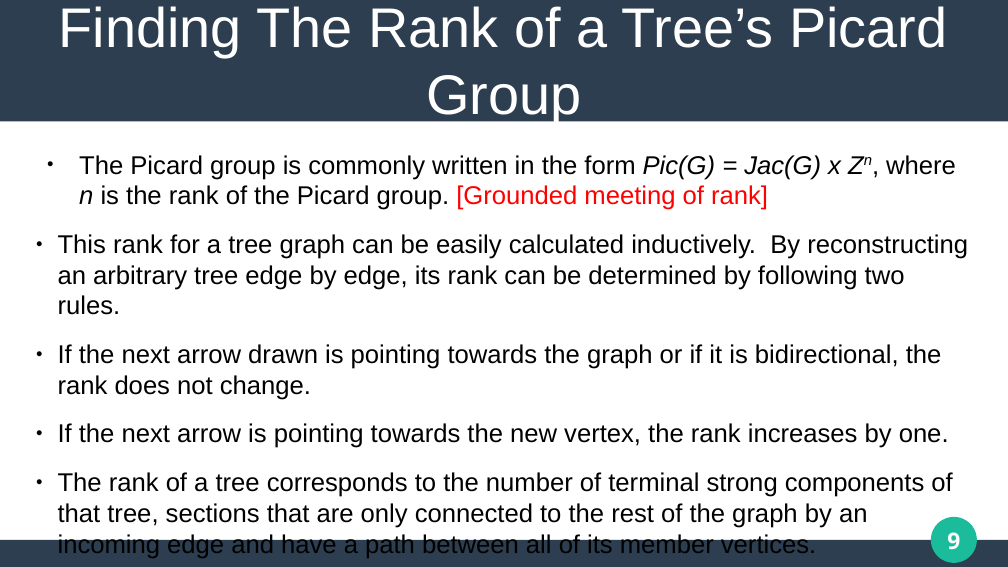
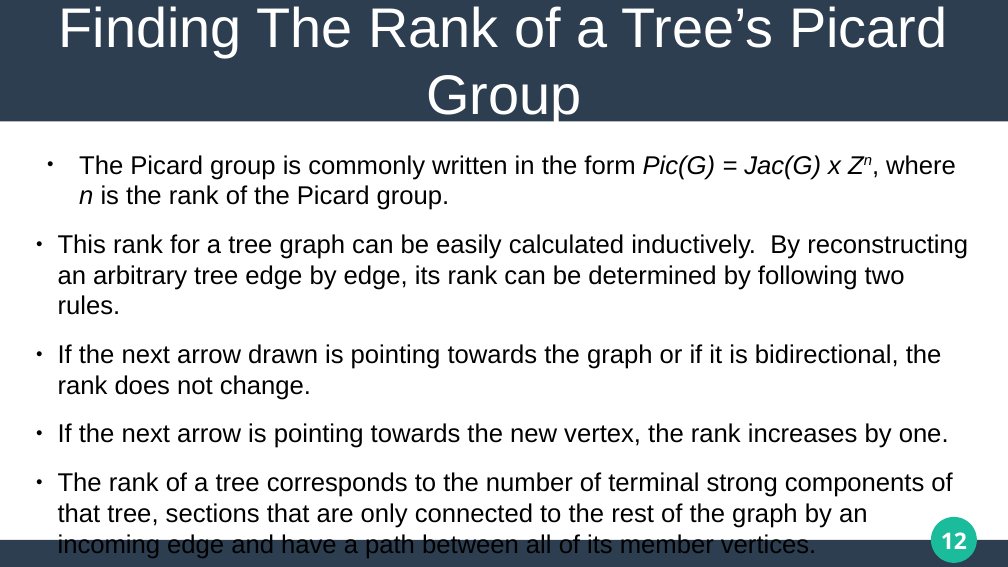
Before and after one commit to matthew-pisano/ChipFiring, a slide deck: slide 12 of Docs/generalPresentation.pptx (slide 9 before the commit). Drawn at 1008x567 pixels with LibreOffice and Linux fonts; fonts in the diff are those of the drawing. Boxes give left, top, right and bottom in pixels: in the first picture for what was removed or moved away, otherwise in the second. Text is boxed around its words. In the diff, an @@ line names an element or a change of style, - is before the commit and + after.

```diff
--- a/Docs/generalPresentation.pptx
+++ b/Docs/generalPresentation.pptx
@@ text at [79, 155, 956, 210]: text changed @@
-● The Picard group is commonly written in the form Pic(G) = Jac(G) x Zn, where n is the rank of the Picard group. [Grounded meeting of rank]
+● The Picard group is commonly written in the form Pic(G) = Jac(G) x Zn, where n is the rank of the Picard group.
@@ page number at [941, 532, 967, 549]: text changed @@
-9
+12
```
Also in this commit, not shown: 3 other slides changed, 5 slides added, 9 other files.
